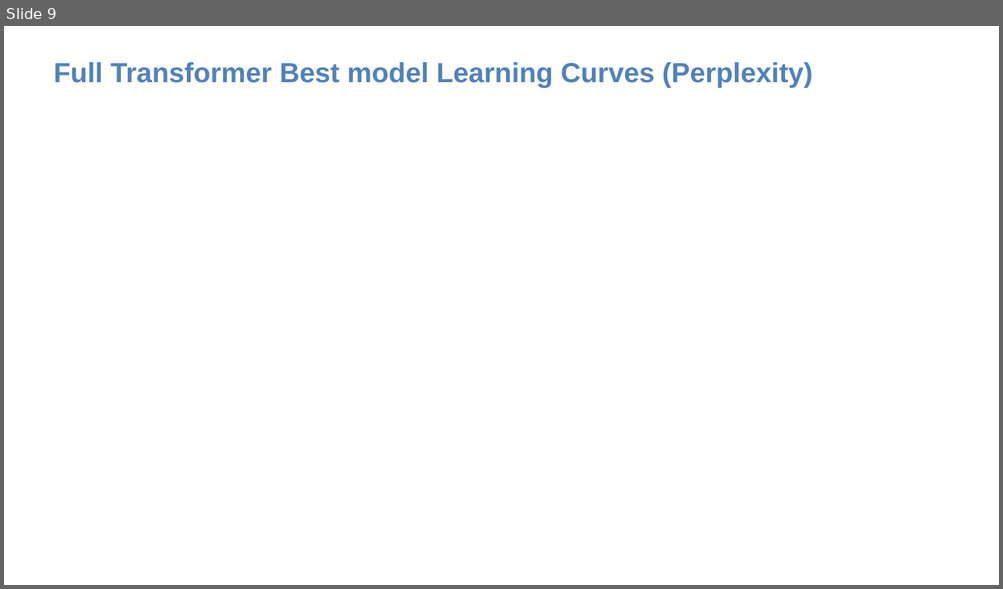
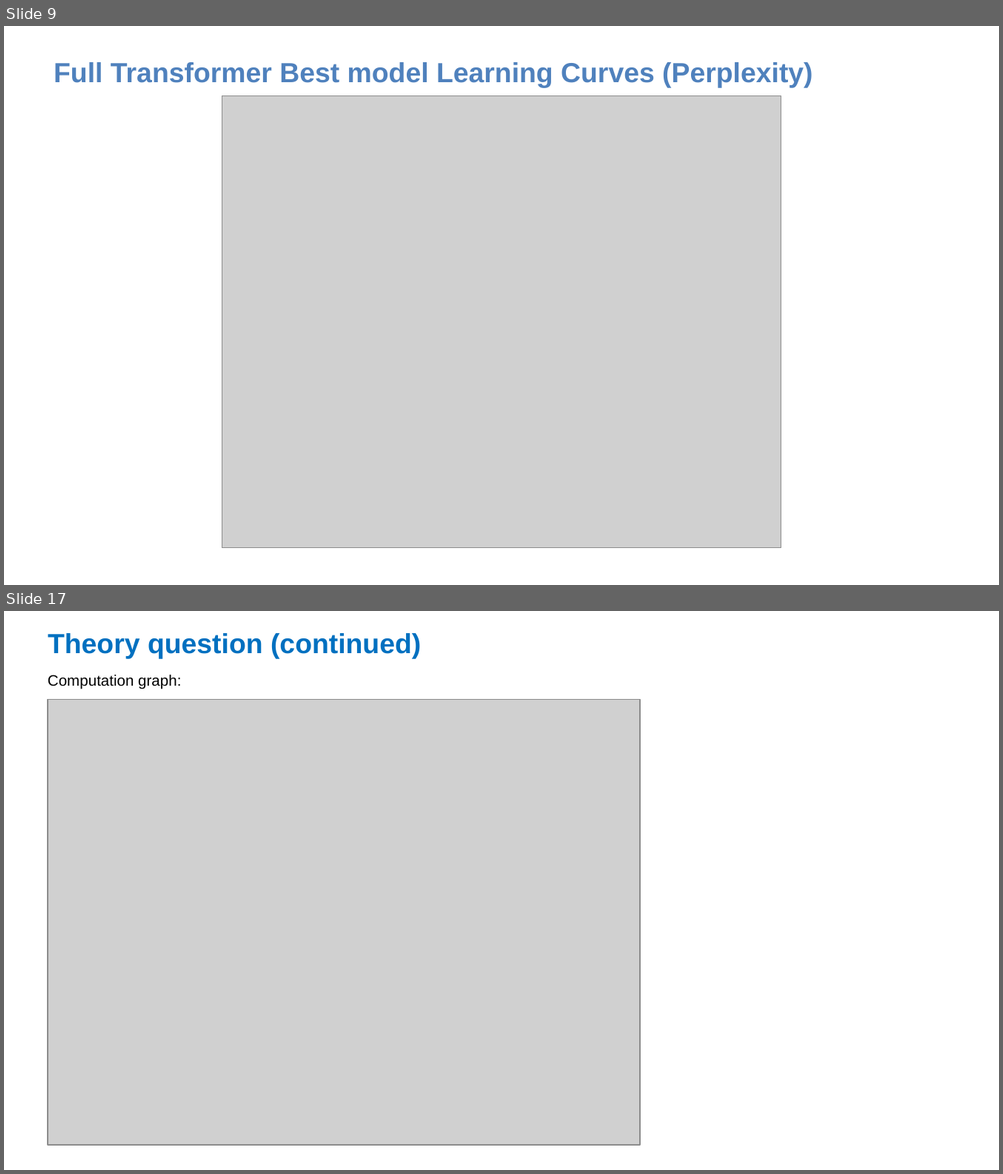
Before and after one commit to mccarvik/georgia_tech, a slide deck: deep_learning/4_assign/assignment4_fall24/assignment4-template - McCarville.pptx. Shown one above the other, each under a label of ours: slide 9 before the commit, slides 9 and 17 after it; the slides between them are not shown. The pictures are 1003x589 and 1003x1174 pixels, drawn with LibreOffice and Linux fonts; fonts in the diff are those of the drawing; grey boxes stand for pictures. Boxes give left, top, right and bottom in pixels: in the first picture for what was removed or moved away, otherwise in the second. Text is boxed around its words. In the diff, an @@ line names an element or a change of style, - is before the commit and + after.

```diff
--- a/deep_learning/4_assign/assignment4_fall24/assignment4-template - McCarville.pptx
+++ b/deep_learning/4_assign/assignment4_fall24/assignment4-template - McCarville.pptx
@@ slide 17 added at (x1=4, y1=611, x2=999, y2=1170), background #FFFFFF @@
@@ text added at (x1=48, y1=633, x2=421, y2=659), 20 pt, text #0070C0, bold @@
+Theory question (continued)
@@ text added at (x1=48, y1=675, x2=181, y2=689), 11 pt, text #000000 @@
+Computation graph:
@@ picture added at (x1=48, y1=700, x2=640, y2=1145) @@
@@ slide 9 changed as well @@
@@ picture added at (x1=222, y1=96, x2=781, y2=548) @@
```
Also in this commit, not shown: 14 other slides changed, 3 other slides added, 1 slide removed, 15 other files.
